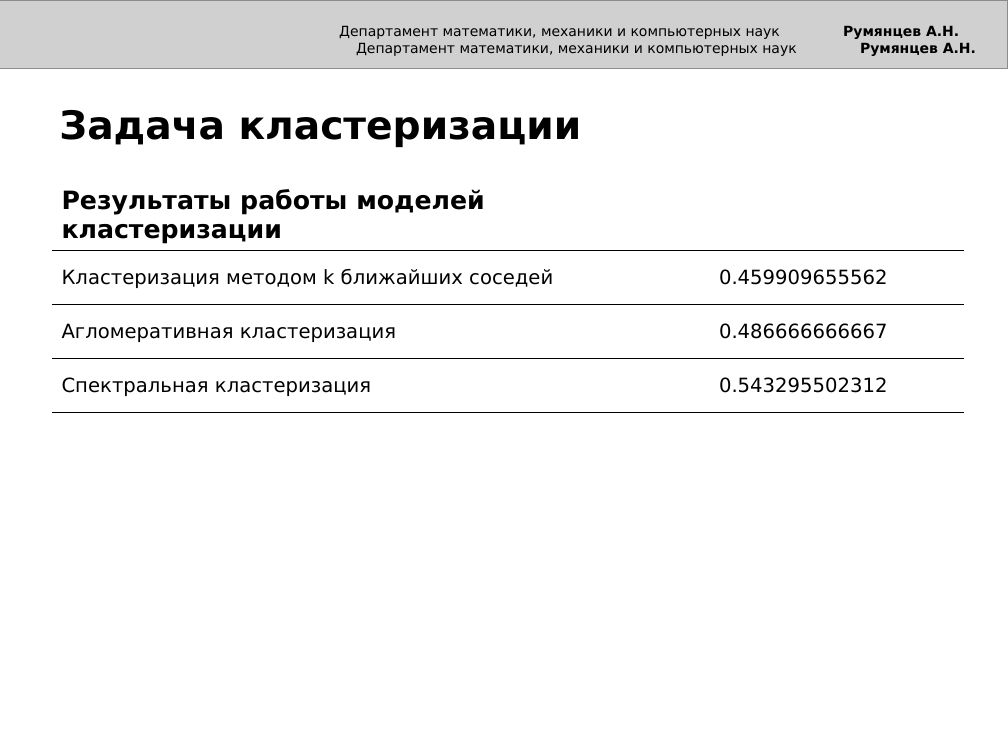
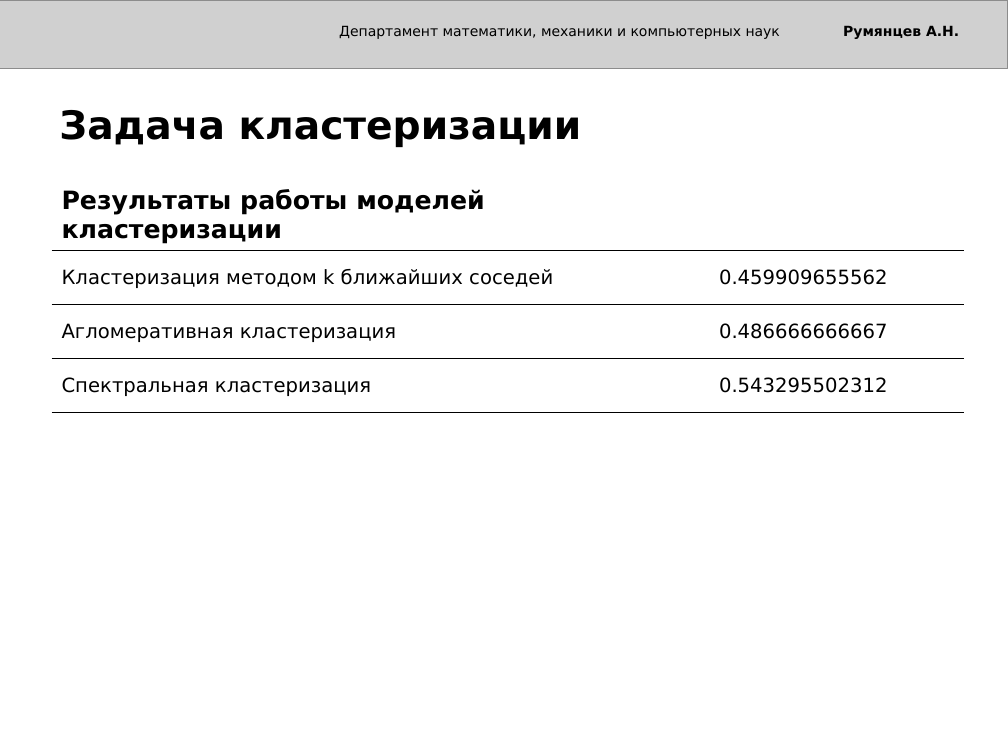
Before and after one commit to anssar/eye-tracking, a slide deck: slide 10 of Presentation.ppt. Drawn at 1008x756 pixels with LibreOffice and Linux fonts; fonts in the diff are those of the drawing; grey boxes stand for pictures. Boxes give left, top, right and bottom in pixels: in the first picture for what was removed or moved away, otherwise in the second. Text is boxed around its words. In the diff, an @@ line names an element or a change of style, - is before the commit and + after.

```diff
--- a/Presentation.ppt
+++ b/Presentation.ppt
@@ text removed at [356, 42, 976, 56] @@
-Департамент математики, механики и компьютерных наук Румянцев А.Н.
```
Also in this commit, not shown: 2 other slides changed, 1 other file.
